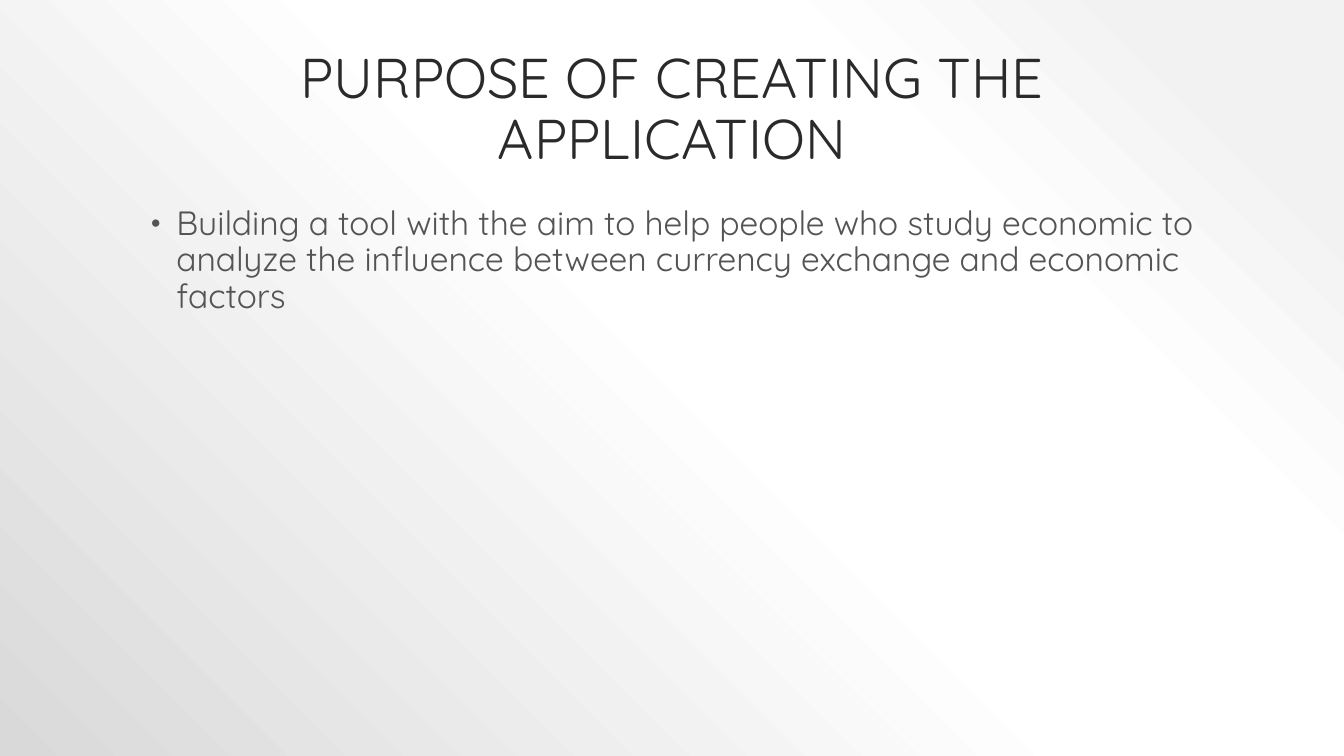
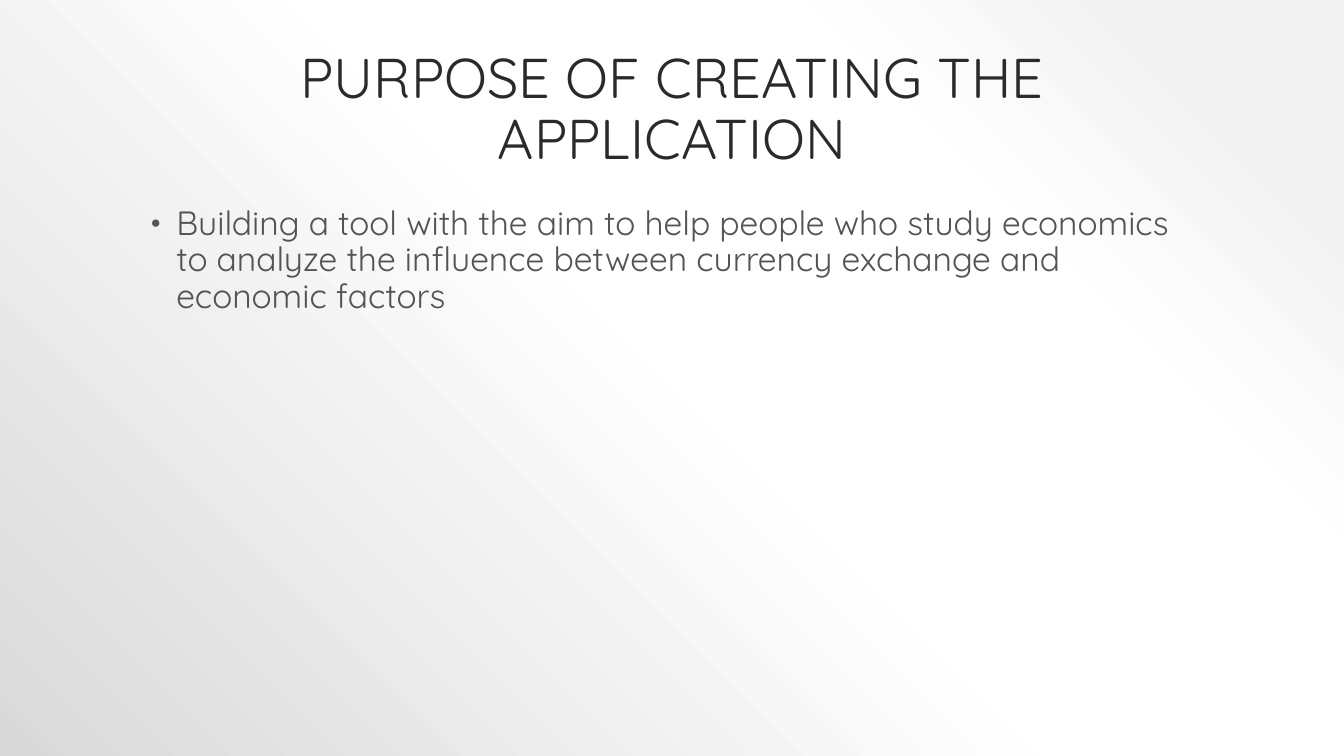
Before and after one commit to sg4g17/Cycle-to-Work, a slide deck: slide 5 of Predictors for the ratio of dollar and pound.pptx. Drawn at 1344x756 pixels with LibreOffice and Linux fonts; fonts in the diff are those of the drawing. Boxes give left, top, right and bottom in pixels: in the first picture for what was removed or moved away, otherwise in the second. Text is boxed around its words. In the diff, an @@ line names an element or a change of style, - is before the commit and + after.

```diff
--- a/Predictors for the ratio of dollar and pound.pptx
+++ b/Predictors for the ratio of dollar and pound.pptx
@@ text at (176,210,1168,309): text changed @@
-• Building a tool with the aim to help people who study economic to analyze the influence between currency exchange and economic factors
+• Building a tool with the aim to help people who study economics to analyze the influence between currency exchange and economic factors
```
Also in this commit, not shown: 7 other slides changed.
